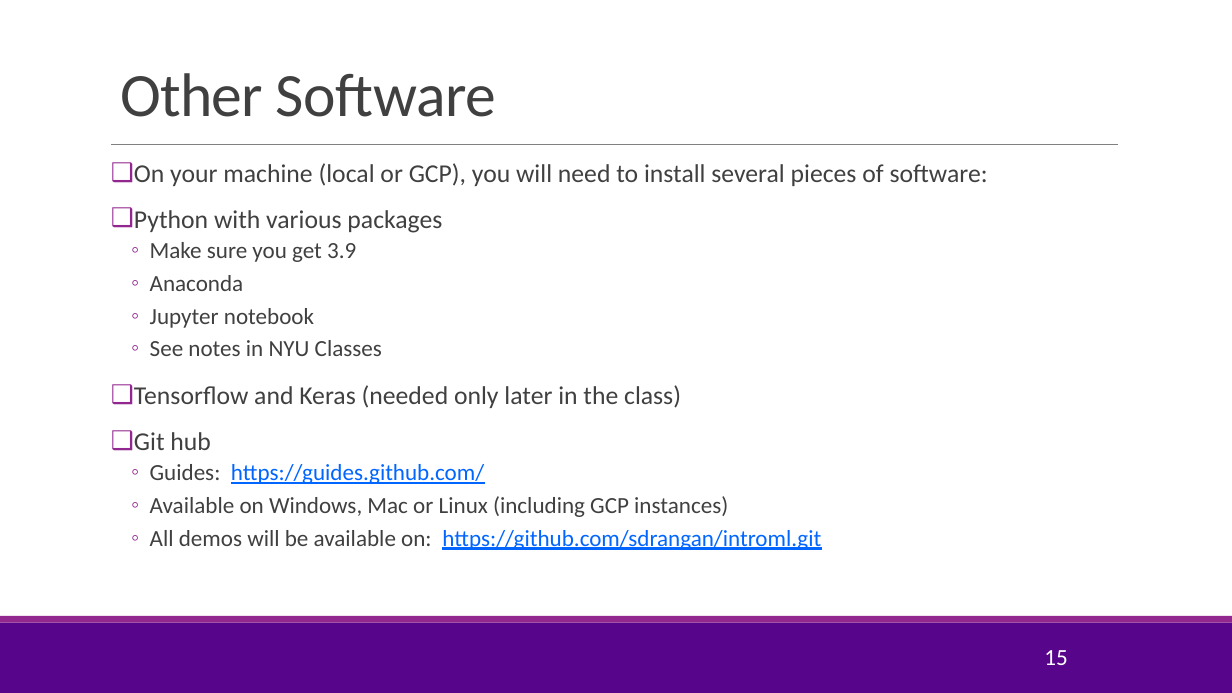
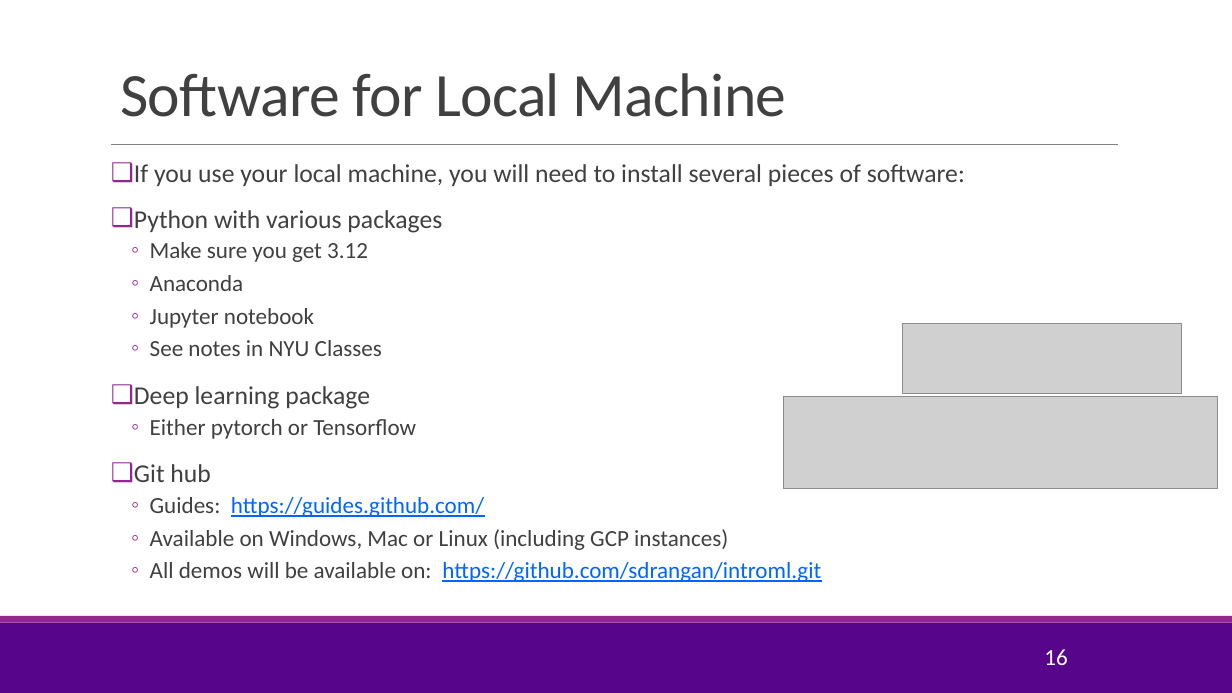
Before and after one commit to sdrangan/introml, a slide deck: slide 16 of lectures/CourseAdmin.pptx (slide 15 before the commit). Drawn at 1232x693 pixels with LibreOffice and Linux fonts; fonts in the diff are those of the drawing; grey boxes stand for pictures; background and template pictures are left out. Boxes give left, top, right and bottom in pixels: in the first picture for what was removed or moved away, otherwise in the second. Text is boxed around its words. In the diff, an @@ line names an element or a change of style, - is before the commit and + after.

```diff
--- a/lectures/CourseAdmin.pptx
+++ b/lectures/CourseAdmin.pptx
@@ title at (x1=120, y1=73, x2=787, y2=117): text changed @@
-Other Software
+Software for Local Machine
@@ text at (x1=134, y1=164, x2=965, y2=186): text changed @@
-❑ On your machine (local or GCP), you will need to install several pieces of software:
+❑ If you use your local machine, you will need to install several pieces of software:
@@ text at (x1=150, y1=242, x2=368, y2=262): text changed @@
-  ◦ Make sure you get 3.9
+  ◦ Make sure you get 3.12
@@ picture added at (x1=903, y1=323, x2=1182, y2=393) @@
@@ text at (x1=134, y1=386, x2=416, y2=439): text changed; size 20 to 18 pt @@
-❑ Tensorflow and Keras (needed only later in the class)
+❑ Deep learning package
+  ◦ Either pytorch or Tensorflow
@@ picture added at (x1=784, y1=396, x2=1217, y2=489) @@
@@ page number at (x1=1044, y1=649, x2=1067, y2=665): text changed @@
-15
+16
```
Also in this commit, not shown: 3 other slides changed, 2 slides added, 1 slide removed, 3 other files.
